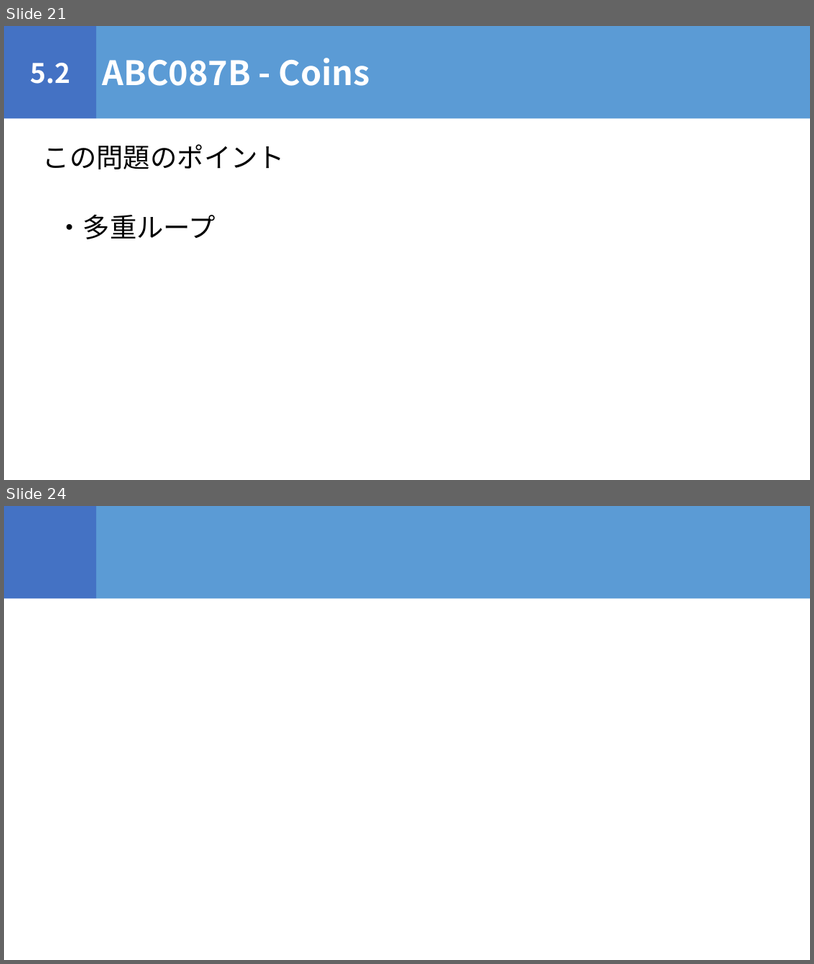
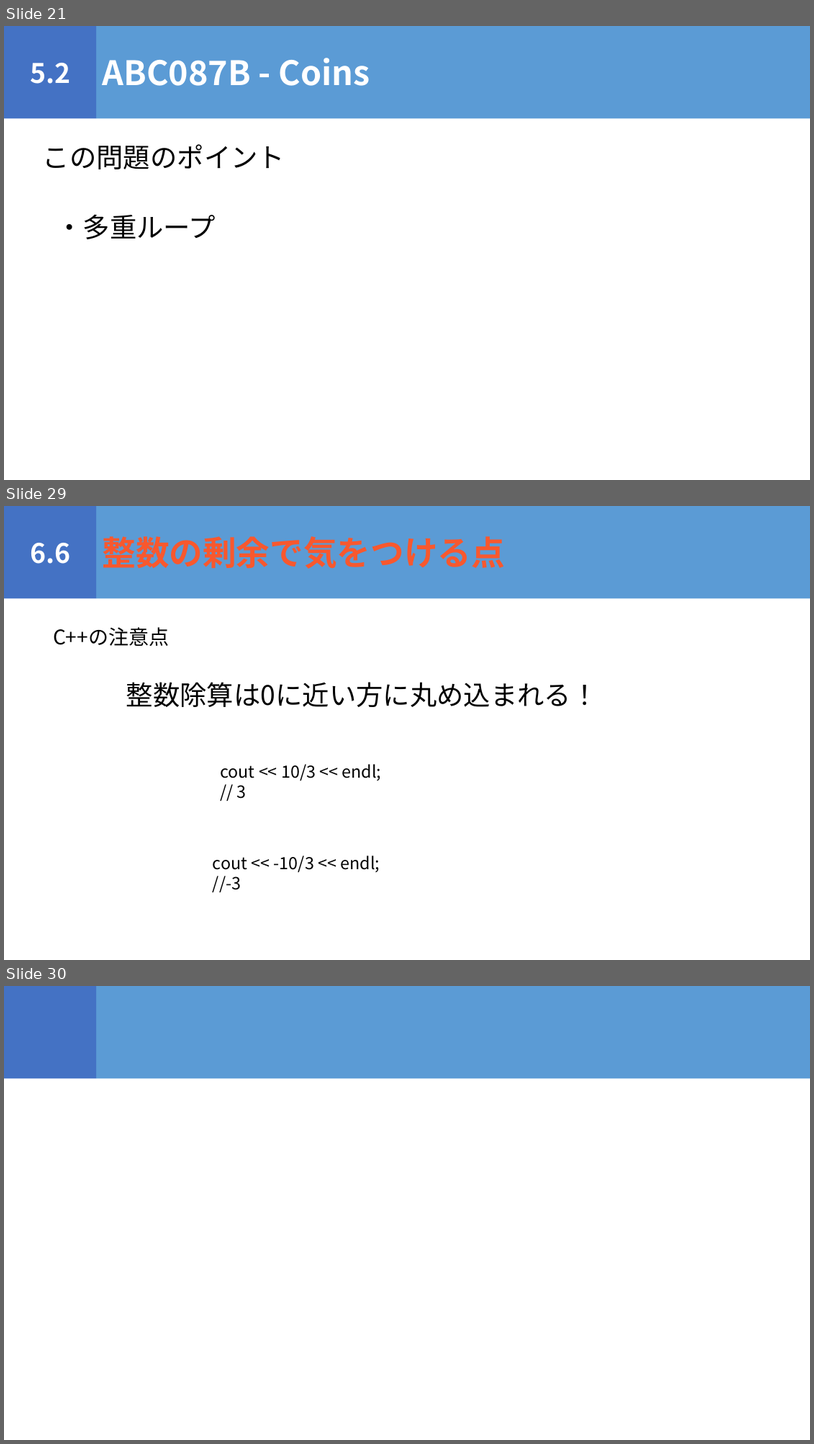
Before and after one commit to igeeeeee/triC_AtCoder_Beginners_Selection, a slide deck: ABS_勉強会.pptx. Shown one above the other, each under a label of ours: slides 21 and 24 before the commit, slides 21, 29 and 30 after it; the slides between them are not shown. The pictures are 814x964 and 814x1444 pixels, drawn with LibreOffice and Linux fonts; fonts in the diff are those of the drawing. Boxes give left, top, right and bottom in pixels: in the first picture for what was removed or moved away, otherwise in the second. Text is boxed around its words. In the diff, an @@ line names an element or a change of style, - is before the commit and + after.

```diff
--- a/ABS_勉強会.pptx
+++ b/ABS_勉強会.pptx
@@ slide 29 added at <box>4,506,810,960</box>, background #FFFFFF @@
@@ rectangle added at <box>4,506,97,599</box>, fill #4472C4, 32 pt, text #FFFFFF, bold @@
+6.6
@@ rectangle added at <box>97,506,810,599</box>, fill #5B9BD5, 40 pt, text #F8582E, bold @@
+整数の剰余で気をつける点
@@ text added at <box>53,627,169,646</box>, 24 pt, text #000000 @@
+C++の注意点
@@ text added at <box>126,682,599,707</box>, 32 pt, text #000000 @@
+整数除算は0に近い方に丸め込まれる！
@@ text added at <box>220,764,382,798</box>, 20 pt, text #000000 @@
+cout << 10/3 << endl;
+// 3
@@ text added at <box>213,855,380,892</box>, 20 pt, text #000000 @@
+cout << -10/3 << endl;
+//-3
@@ what was slide 24 is now slide 30 @@
```
Also in this commit, not shown: 1 slide changed, 6 other slides added, 1 slide removed, 7 other files.
